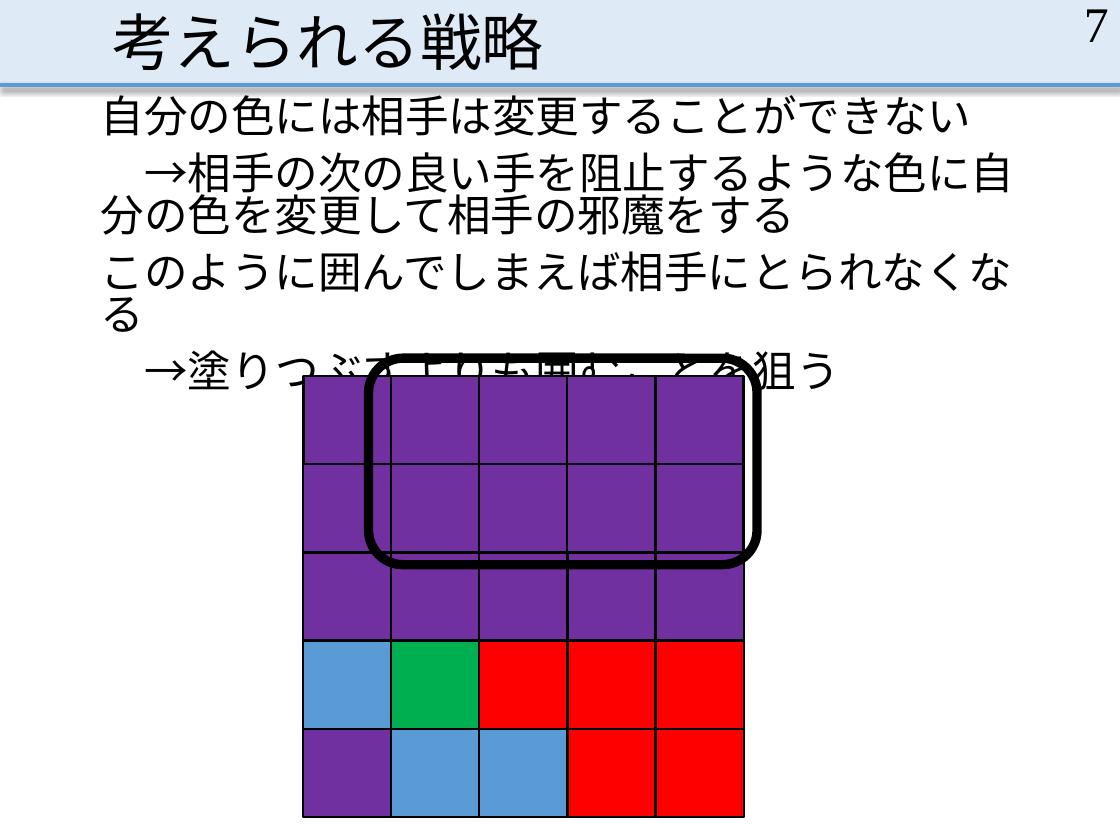
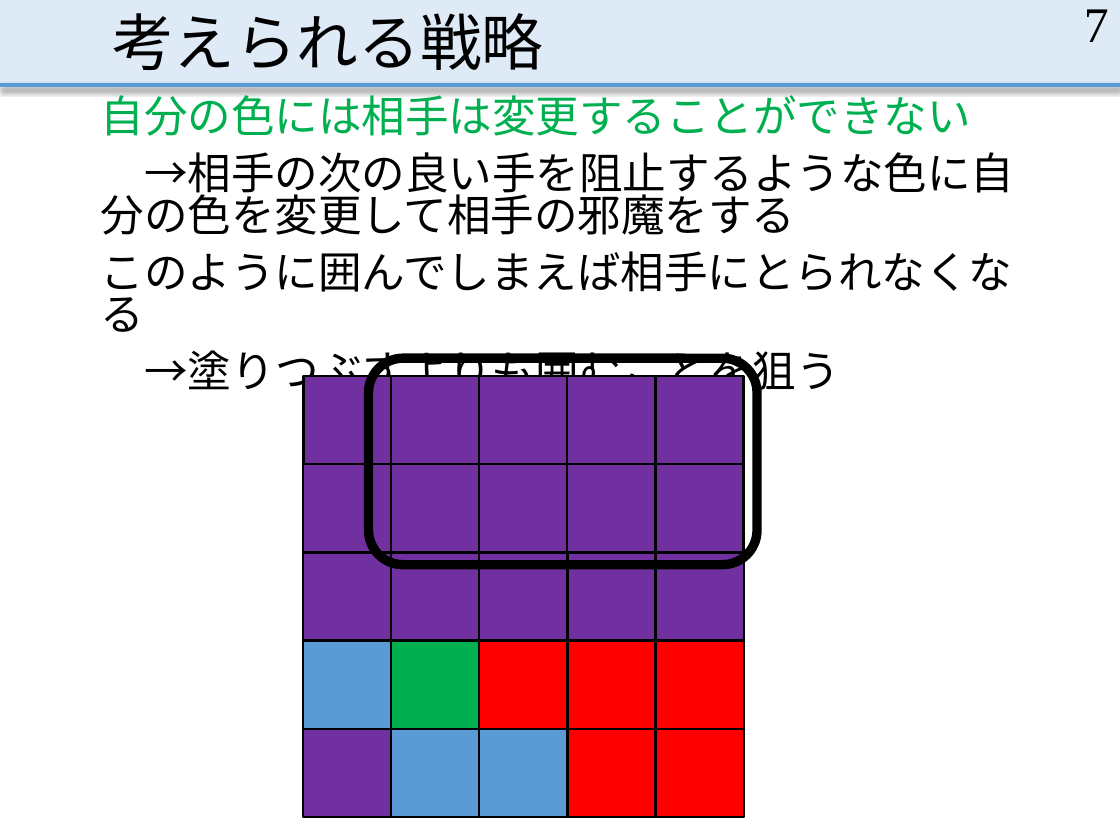
Before and after one commit to MasayaOda/SR, a slide deck: slide 7 of 中間発表.pptx. Drawn at 1120x840 pixels with LibreOffice and Linux fonts; fonts in the diff are those of the drawing. Boxes give left, top, right and bottom in pixels: in the first picture for what was removed or moved away, otherwise in the second. Text is boxed around its words. In the diff, an @@ line names an element or a change of style, - is before the commit and + after.

```diff
--- a/中間発表.pptx
+++ b/中間発表.pptx
@@ text at (101, 87, 971, 136): text colour #000000 to #00B050 in "自分の色には相手は変更することができない" @@
```
Also in this commit, not shown: 8 other slides changed, 6 slides added, 1 slide removed.
